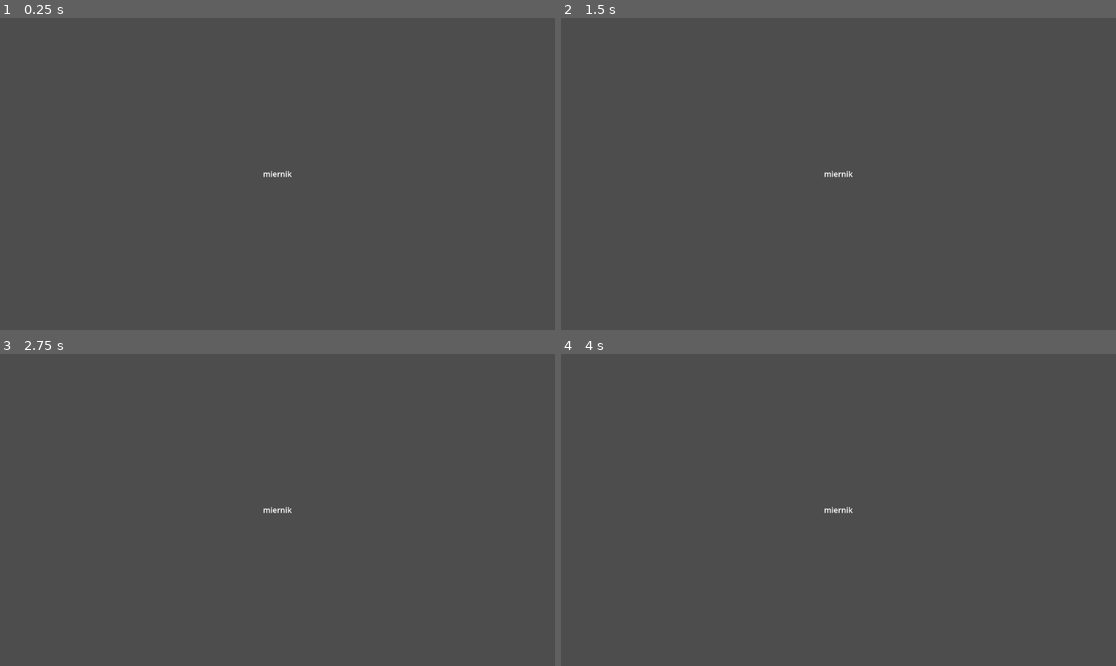
Above: before the commit, frames 1-4 (two rows, left to right).
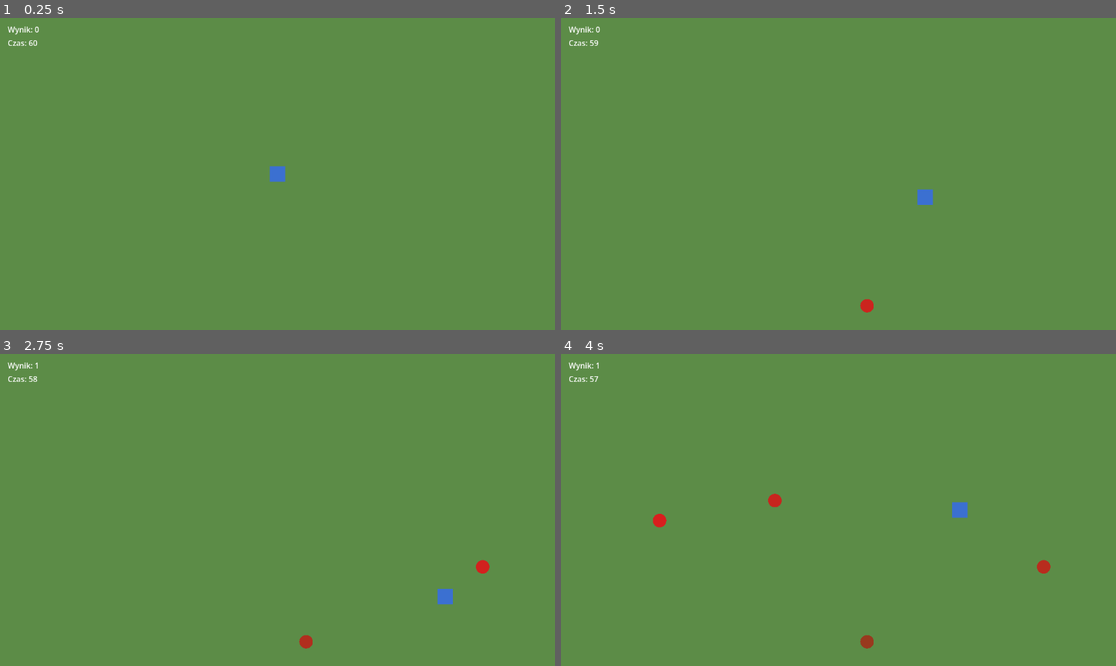
Above: after the commit, the same moments.

Repository: DragonMaxxx/miernik
Game: Godot game, scene res://scenes/world/main.tscn
Two runs of this game, one before a commit and one after it. Both use one fixed random seed, a clock stepped at 60 frames per second and the inputs below.
Inputs:
- Up to frame 1 (0.25 s): no input
- Up to frame 2 (1.5 s): tap Enter (ui_accept) at 0.5, 0.6, 0.77, 1.07, 1.35 s; hold Right (ui_right) 0.53-1.28 s; hold Down (ui_down) from 1.28 s (still down)
- Up to frame 3 (2.75 s): tap Enter (ui_accept) at 1.52, 1.82, 2.1 s; release Down (ui_down) at 2.03 s; hold Right (ui_right) from 2.03 s (still down)
- Up to frame 4 (4 s): release Right (ui_right) at 2.78 s; hold Up (ui_up) 2.78-3.53 s; tap Enter (ui_accept) at 2.85, 3.02, 3.32, 3.6, 3.77 s; hold Left (ui_left) from 3.53 s (still down)

The runs differ from the first frame. In frame 1, 100% of the frame differs, in the area x 0-100%, y 0-100%; in frame 2, 100%; in frame 3, 100%; in frame 4, 100%.

Commit message:
Add top-down apple picker microgame (plan step 0)
- main.gd: round logic (60 s timer, apple spawning, score, restart)
  with signals for the view; no autoloads, no assets (shapes in _draw)
- player.gd: CharacterBody2D moved with default ui_* actions
- apple.gd: Area2D that rots over LIFETIME_SECONDS, emits picked
- hud.gd + hud.tscn: view only, driven by Main signals
- README: controls and scene overview

No project settings changed (input uses built-in ui_* actions).
Not run in the Godot editor: checked with gdtoolkit and a scene
consistency script only.

Co-Authored-By: Claude Sonnet 5.5 <noreply@anthropic.com>
Claude-Session: https://claude.ai/code/session_017T9SmfKcht2uN2LSc2ns2K

Diff:
--- /dev/null
+++ b/scenes/player/player.tscn
@@ -0,0 +1,13 @@
+[gd_scene load_steps=3 format=3]
+
+[ext_resource type="Script" path="res://scripts/core/player.gd" id="1_player"]
+
+[sub_resource type="RectangleShape2D" id="RectangleShape2D_player"]
+size = Vector2(32, 32)
+
+[node name="Player" type="CharacterBody2D"]
+motion_mode = 1
+script = ExtResource("1_player")
+
+[node name="CollisionShape2D" type="CollisionShape2D" parent="."]
+shape = SubResource("RectangleShape2D_player")
--- /dev/null
+++ b/scenes/ui/hud.tscn
@@ -0,0 +1,31 @@
+[gd_scene load_steps=2 format=3]
+
+[ext_resource type="Script" path="res://scripts/ui/hud.gd" id="1_hud"]
+
+[node name="Hud" type="CanvasLayer"]
+script = ExtResource("1_hud")
+
+[node name="ScoreLabel" type="Label" parent="."]
+offset_left = 16.0
+offset_top = 12.0
+offset_right = 216.0
+offset_bottom = 38.0
+text = "Wynik: 0"
+
+[node name="TimeLabel" type="Label" parent="."]
+offset_left = 16.0
+offset_top = 40.0
+offset_right = 216.0
+offset_bottom = 66.0
+text = "Czas: 60"
+
+[node name="MessageLabel" type="Label" parent="."]
+visible = false
+anchors_preset = 15
+anchor_right = 1.0
+anchor_bottom = 1.0
+grow_horizontal = 2
+grow_vertical = 2
+theme_override_font_sizes/font_size = 32
+horizontal_alignment = 1
+vertical_alignment = 1
--- /dev/null
+++ b/scenes/world/apple.tscn
@@ -0,0 +1,12 @@
+[gd_scene load_steps=3 format=3]
+
+[ext_resource type="Script" path="res://scripts/core/apple.gd" id="1_apple"]
+
+[sub_resource type="CircleShape2D" id="CircleShape2D_apple"]
+radius = 14.0
+
+[node name="Apple" type="Area2D"]
+script = ExtResource("1_apple")
+
+[node name="CollisionShape2D" type="CollisionShape2D" parent="."]
+shape = SubResource("CircleShape2D_apple")
--- a/scenes/world/main.tscn
+++ b/scenes/world/main.tscn
@@ -1,15 +1,17 @@
-[gd_scene load_steps=2 format=3]
+[gd_scene load_steps=4 format=3]
 
 [ext_resource type="Script" path="res://scripts/core/main.gd" id="1_main"]
+[ext_resource type="PackedScene" path="res://scenes/player/player.tscn" id="2_player"]
+[ext_resource type="PackedScene" path="res://scenes/ui/hud.tscn" id="3_hud"]
 
-[node name="Main" type="CenterContainer"]
-anchors_preset = 15
-anchor_right = 1.0
-anchor_bottom = 1.0
-grow_horizontal = 2
-grow_vertical = 2
+[node name="Main" type="Node2D"]
 script = ExtResource("1_main")
 
-[node name="Label" type="Label" parent="."]
-layout_mode = 2
-text = "miernik"
+[node name="Apples" type="Node2D" parent="."]
+
+[node name="Player" parent="." instance=ExtResource("2_player")]
+
+[node name="SpawnTimer" type="Timer" parent="."]
+wait_time = 0.8
+
+[node name="Hud" parent="." instance=ExtResource("3_hud")]
--- /dev/null
+++ b/scripts/core/apple.gd
@@ -0,0 +1,38 @@
+# Autor: Mateusz Bartoszewicz
+class_name Apple
+extends Area2D
+## Jabłko do zebrania. Znika po dotknięciu przez gracza (sygnał picked)
+## albo po upływie LIFETIME_SECONDS (wtedy po cichu, bez kary).
+
+signal picked
+
+const RADIUS: float = 14.0
+const LIFETIME_SECONDS: float = 5.0
+const FRESH_COLOR: Color = Color(0.85, 0.12, 0.12)
+const ROTTEN_COLOR: Color = Color(0.45, 0.28, 0.12)
+
+var _age: float = 0.0
+
+
+func _ready() -> void:
+	body_entered.connect(_on_body_entered)
+
+
+func _process(delta: float) -> void:
+	_age += delta
+	if _age >= LIFETIME_SECONDS:
+		queue_free()
+		return
+	# Kolor przechodzi ze świeżego w zgniły, więc gracz widzi, ile jabłku zostało.
+	queue_redraw()
+
+
+func _draw() -> void:
+	var rot: float = clampf(_age / LIFETIME_SECONDS, 0.0, 1.0)
+	draw_circle(Vector2.ZERO, RADIUS, FRESH_COLOR.lerp(ROTTEN_COLOR, rot))
+
+
+func _on_body_entered(body: Node2D) -> void:
+	if body is Player:
+		picked.emit()
+		queue_free()
--- a/scripts/core/main.gd
+++ b/scripts/core/main.gd
@@ -1,10 +1,106 @@
 # Autor: Mateusz Bartoszewicz
-extends CenterContainer
-## Tymczasowa scena startowa, żeby projekt dało się uruchomić.
-## Do zastąpienia po ustaleniu kierunku gry (mikrogra, potem projekt właściwy).
+extends Node2D
+## Mikrogra "zbieracz jabłek": zbieraj jabłka, zanim zgniją. Runda trwa ROUND_SECONDS.
+## Cała logika rundy jest tutaj. Hud tylko wyświetla to, co dostanie przez sygnały.
 
-@onready var _label: Label = $Label
+signal score_changed(score: int)
+signal time_left_changed(seconds: int)
+signal round_started
+signal round_finished(score: int)
+
+const APPLE_SCENE: PackedScene = preload("res://scenes/world/apple.tscn")
+const ROUND_SECONDS: int = 60
+const MAX_APPLES: int = 8
+const ARENA_MARGIN: float = 40.0
+const MIN_SPAWN_DISTANCE: float = 96.0
+const SPAWN_ATTEMPTS: int = 10
+const BACKGROUND_COLOR: Color = Color(0.36, 0.55, 0.28)
+
+var _score: int = 0
+var _time_left: float = 0.0
+var _playing: bool = false
+
+@onready var _apples: Node2D = $Apples
+@onready var _player: Player = $Player
+@onready var _spawn_timer: Timer = $SpawnTimer
+@onready var _hud: Hud = $Hud
 
 
 func _ready() -> void:
-	_label.text = "miernik"
+	score_changed.connect(_hud.set_score)
+	time_left_changed.connect(_hud.set_time_left)
+	round_started.connect(_hud.hide_message)
+	round_finished.connect(_hud.show_game_over)
+	_spawn_timer.timeout.connect(_spawn_apple)
+	# Tło rysujemy po rozmiarze okna, więc przy jego zmianie trzeba odrysować.
+	get_viewport().size_changed.connect(queue_redraw)
+	_start_round()
+
+
+func _process(delta: float) -> void:
+	if not _playing:
+		# Najprostszy restart: wczytanie sceny od nowa zeruje cały stan.
+		if Input.is_action_just_pressed("ui_accept"):
+			get_tree().reload_current_scene()
+		return
+	var previous_seconds: int = ceili(_time_left)
+	_time_left = maxf(_time_left - delta, 0.0)
+	var seconds: int = ceili(_time_left)
+	if seconds != previous_seconds:
+		time_left_changed.emit(seconds)
+	if _time_left <= 0.0:
+		_finish_round()
+
+
+func _draw() -> void:
+	draw_rect(get_viewport_rect(), BACKGROUND_COLOR)
+
+
+func _start_round() -> void:
+	_score = 0
+	_time_left = float(ROUND_SECONDS)
+	_playing = true
+	_player.position = get_viewport_rect().get_center()
+	_player.set_active(true)
+	_spawn_timer.start()
+	score_changed.emit(_score)
+	time_left_changed.emit(ROUND_SECONDS)
+	round_started.emit()
+
+
+func _finish_round() -> void:
+	_playing = false
+	_spawn_timer.stop()
+	_player.set_active(false)
+	for apple in _apples.get_children():
+		apple.queue_free()
+	round_finished.emit(_score)
+
+
+func _spawn_apple() -> void:
+	if _apples.get_child_count() >= MAX_APPLES:
+		return
+	var apple: Apple = APPLE_SCENE.instantiate() as Apple
+	apple.position = _random_spawn_position()
+	apple.picked.connect(_on_apple_picked)
+	_apples.add_child(apple)
+
+
+# Losuje punkt na arenie, ale nie pod graczem, żeby jabłko nie liczyło się od razu.
+func _random_spawn_position() -> Vector2:
+	var area: Rect2 = get_viewport_rect().grow(-ARENA_MARGIN)
+	var candidate: Vector2 = area.get_center()
+	for _attempt in range(SPAWN_ATTEMPTS):
+		candidate = Vector2(
+			randf_range(area.position.x, area.end.x), randf_range(area.position.y, area.end.y)
+		)
+		if candidate.distance_to(_player.position) >= MIN_SPAWN_DISTANCE:
+			break
+	return candidate
+
+
+func _on_apple_picked() -> void:
+	if not _playing:
+		return
+	_score += 1
+	score_changed.emit(_score)
--- /dev/null
+++ b/scripts/core/player.gd
@@ -0,0 +1,29 @@
+# Autor: Mateusz Bartoszewicz
+class_name Player
+extends CharacterBody2D
+## Gracz: porusza się po arenie strzałkami (domyślne akcje ui_*).
+## Zbieranie jabłek obsługuje Apple, gracz o nich nie wie.
+
+const SIZE: float = 32.0
+const COLOR: Color = Color(0.23, 0.44, 0.82)
+
+@export var speed: float = 240.0
+
+
+func _physics_process(_delta: float) -> void:
+	var direction: Vector2 = Input.get_vector("ui_left", "ui_right", "ui_up", "ui_down")
+	velocity = direction * speed
+	move_and_slide()
+	# Arena to cały viewport, więc trzymamy gracza w jego granicach.
+	var arena: Rect2 = get_viewport_rect().grow(-SIZE * 0.5)
+	global_position = global_position.clamp(arena.position, arena.end)
+
+
+func _draw() -> void:
+	draw_rect(Rect2(Vector2(-SIZE, -SIZE) * 0.5, Vector2(SIZE, SIZE)), COLOR)
+
+
+## Włącza lub wyłącza sterowanie (np. po końcu rundy).
+func set_active(active: bool) -> void:
+	set_physics_process(active)
+	velocity = Vector2.ZERO
--- /dev/null
+++ b/scripts/ui/hud.gd
@@ -0,0 +1,26 @@
+# Autor: Mateusz Bartoszewicz
+class_name Hud
+extends CanvasLayer
+## Widok: pokazuje wynik, czas i komunikat końca rundy. Niczego nie liczy,
+## wszystko dostaje od Main przez sygnały.
+
+@onready var _score_label: Label = $ScoreLabel
+@onready var _time_label: Label = $TimeLabel
+@onready var _message_label: Label = $MessageLabel
+
+
+func set_score(score: int) -> void:
+	_score_label.text = "Wynik: %d" % score
+
+
+func set_time_left(seconds: int) -> void:
+	_time_label.text = "Czas: %d" % seconds
+
+
+func show_game_over(score: int) -> void:
+	_message_label.text = "Koniec rundy!\nWynik: %d\n\nEnter lub spacja: jeszcze raz" % score
+	_message_label.visible = true
+
+
+func hide_message() -> void:
+	_message_label.visible = false
Not shown, changed: README.md
Not shown, removed: scenes/player/.gitkeep
Not shown, removed: scenes/ui/.gitkeep
Not shown, removed: scripts/ui/.gitkeep
